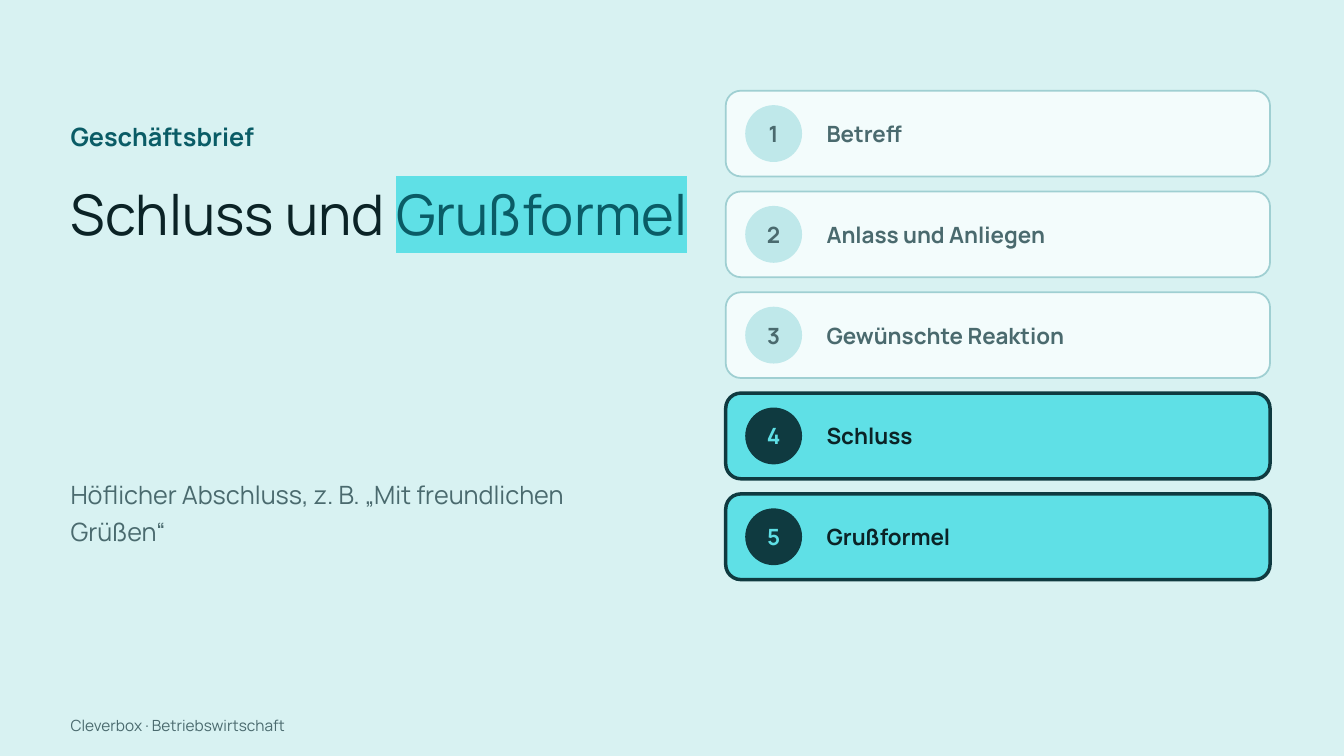
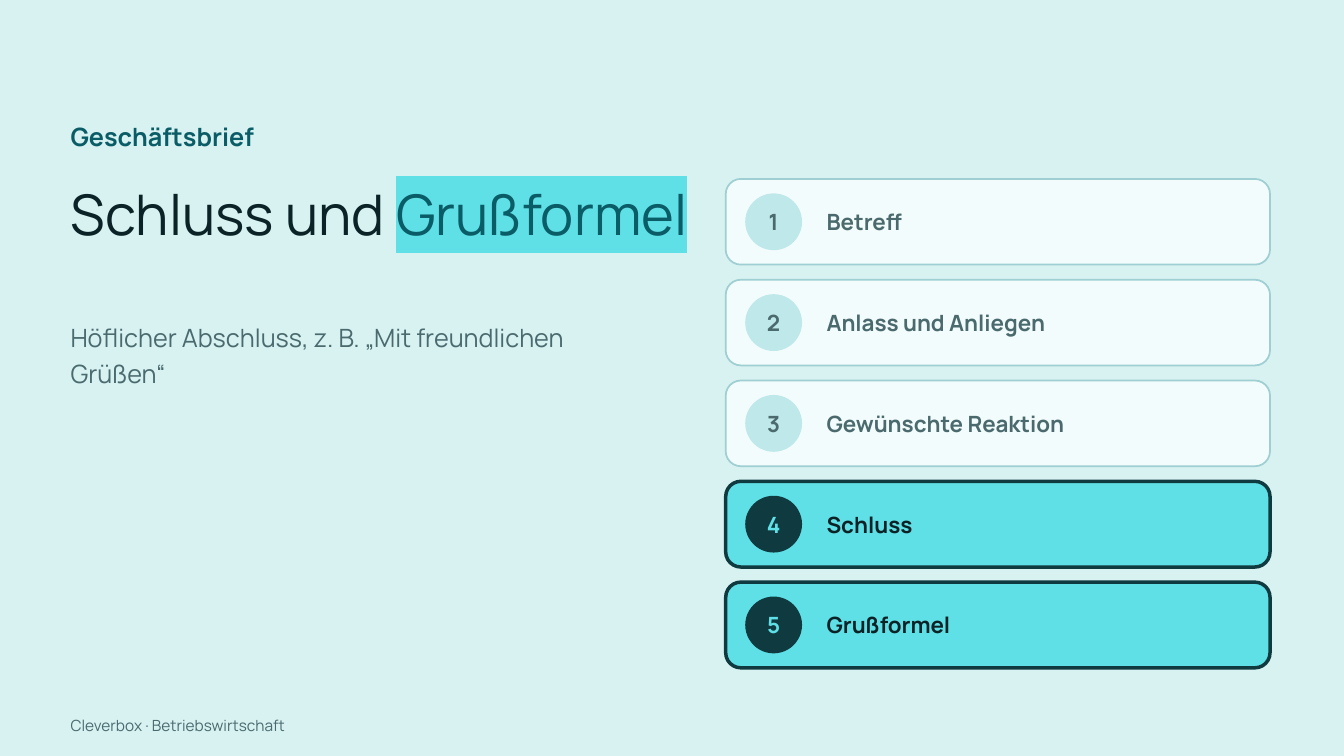
Before and after one commit to arminheske/claudecloud, a slide deck: slide 24 of videoslides/cleverbox-abwicklung-kauf-slides.pptx. Drawn at 1344x756 pixels with LibreOffice and Linux fonts; fonts in the diff are those of the drawing. Boxes give left, top, right and bottom in pixels: in the first picture for what was removed or moved away, otherwise in the second. Text is boxed around its words. In the diff, an @@ line names an element or a change of style, - is before the commit and + after.

```diff
--- a/videoslides/cleverbox-abwicklung-kauf-slides.pptx
+++ b/videoslides/cleverbox-abwicklung-kauf-slides.pptx
@@ text "Höflicher Abschluss, z. B. „Mit ...": place and size @@
-text "Höflicher Abschluss, z. B. „Mit ..." at [71,485,563,542]
+text "Höflicher Abschluss, z. B. „Mit ..." at [71,328,563,384]
@@ 4 texts, 2 rounded rectangles, 2 ellipses: place and size @@
-4 texts, 2 rounded rectangles, 2 ellipses at [726,91,1270,363]
+4 texts, 2 rounded rectangles, 2 ellipses at [726,178,1270,451]
@@ 6 texts, 3 rounded rectangles, 3 ellipses: place and size @@
-6 texts, 3 rounded rectangles, 3 ellipses at [726,106,1270,580]
+6 texts, 3 rounded rectangles, 3 ellipses at [726,195,1270,668]
```
Also in this commit, not shown: 61 other slides changed, 1 other file.
